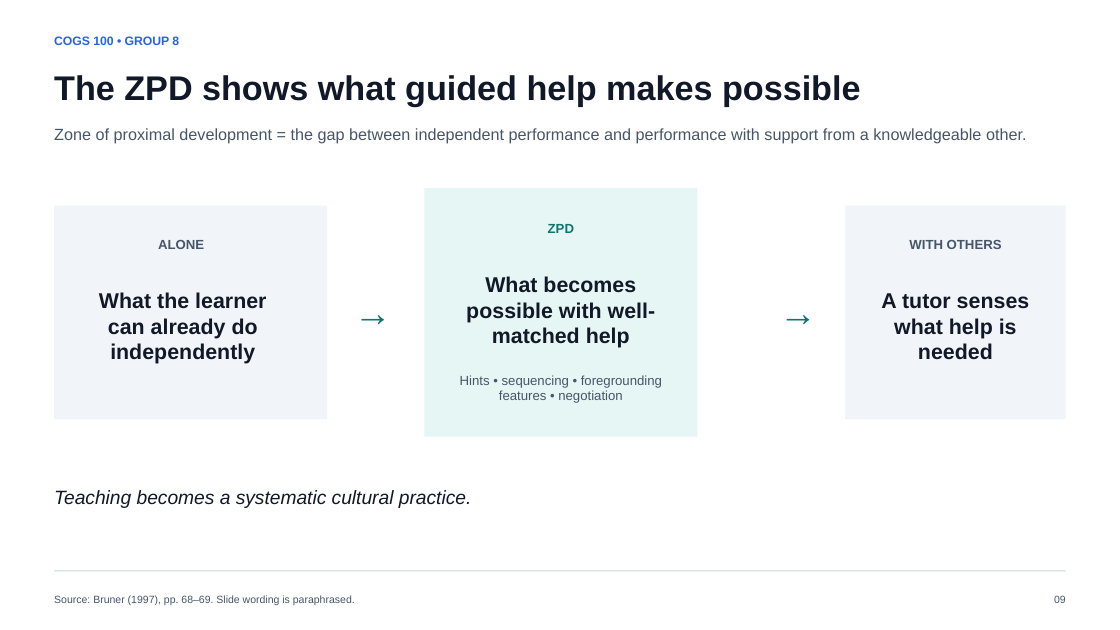
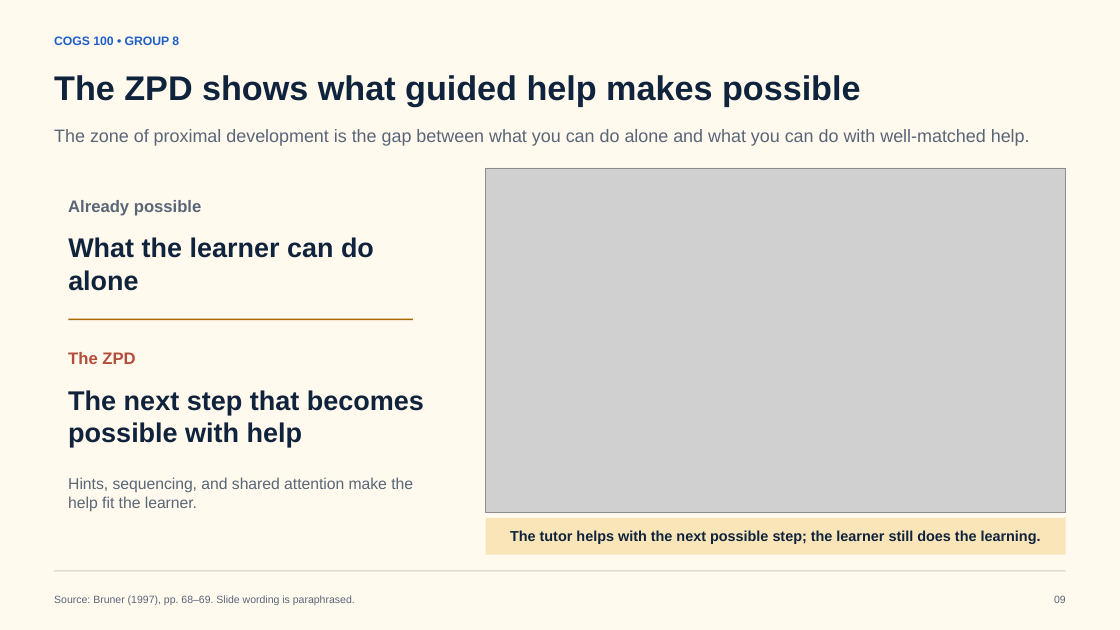
Before and after one commit to j-a-v-e-n/knowledge-vault, a slide deck: slide 9 of outputs/COGS100_Group8_Piaget_Vygotsky.pptx. Drawn at 1120x630 pixels with LibreOffice and Linux fonts; fonts in the diff are those of the drawing; grey boxes stand for pictures. Boxes give left, top, right and bottom in pixels: in the first picture for what was removed or moved away, otherwise in the second. Text is boxed around its words. In the diff, an @@ line names an element or a change of style, - is before the commit and + after.

```diff
--- a/outputs/COGS100_Group8_Piaget_Vygotsky.pptx
+++ b/outputs/COGS100_Group8_Piaget_Vygotsky.pptx
@@ background #FFFFFF to #FFF9EE @@
@@ text "COGS 100 • GROUP 8" at [54,36,179,45]: text colour #2563EB to #1F5FC9 @@
@@ text "The ZPD shows what guided ..." at [54,75,861,107]: text colour #111827 to #10233D @@
@@ text at [54,129,1030,146]: text changed; size 13.9 to 15.3 pt; text colour #475569 to #596678 @@
-Zone of proximal development = the gap between independent performance and performance with support from a knowledgeable other.
+The zone of proximal development is the gap between what you can do alone and what you can do with well-matched help.
@@ picture added at [486,168,1066,513] @@
@@ rectangle removed at [55,206,328,419] @@
@@ text at [68,200,201,216]: text changed; size 11.2 to 14.2 pt; text colour #475569 to #596678 @@
-ALONE
+Already possible
@@ rectangle removed at [424,188,697,437] @@
@@ rectangle removed at [845,206,1065,419] @@
@@ text at [68,237,374,291]: text changed; size 18.3 to 23.1 pt; text colour #111827 to #10233D @@
-What the learner can already do independently
+What the learner can do alone
@@ text removed at [909,240,1002,249] @@
-WITH OTHERS
@@ text removed at [343,289,402,334] @@
-→
@@ text removed at [769,289,828,334] @@
-→
@@ text removed at [881,293,1030,359] @@
-A tutor senses what help is needed
@@ rectangle added at [68,318,413,320], fill #A86500 @@
@@ text at [68,352,135,364]: text changed; size 11.2 to 14.2 pt; text colour #0F766E to #B44D3A @@
-ZPD
+The ZPD
@@ text removed at [460,375,662,403] @@
-Hints • sequencing • foregrounding features • negotiation
@@ text added at [68,390,424,447], 23.2 pt, text #10233D, bold @@
+The next step that becomes possible with help
@@ text at [68,477,413,512]: text changed; size 18.3 to 13.5 pt; text colour #111827 to #596678; bold off @@
-What becomes possible with well-matched help
+Hints, sequencing, and shared attention make the help fit the learner.
@@ text removed at [54,490,472,508] @@
-Teaching becomes a systematic cultural practice.
@@ rectangle added at [486,518,1066,555], fill #F9E5B8 @@
@@ text added at [510,530,1041,544], 12.4 pt, text #10233D, bold @@
+The tutor helps with the next possible step; the learner still does the learning.
@@ text "Source: Bruner (1997), pp. 68–69. ..." at [54,595,355,605]: text colour #475569 to #596678 @@
@@ rectangle at [55,571,1066,571]: fill #CBD5E1 to #D7CCBA @@
@@ text "09" at [1054,595,1066,603]: text colour #475569 to #596678 @@
```
Also in this commit, not shown: 11 other slides changed, 19 other files.
